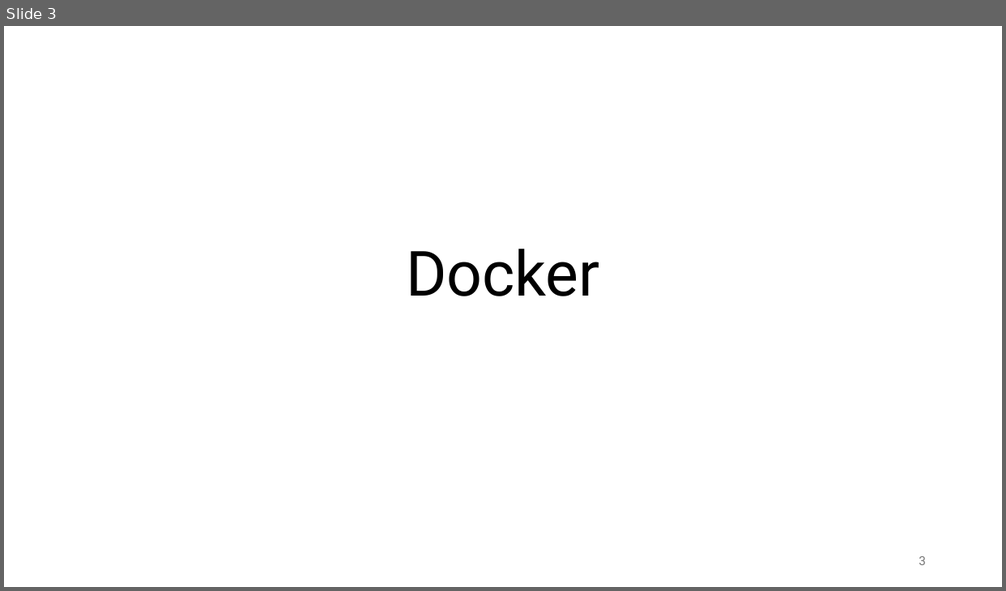
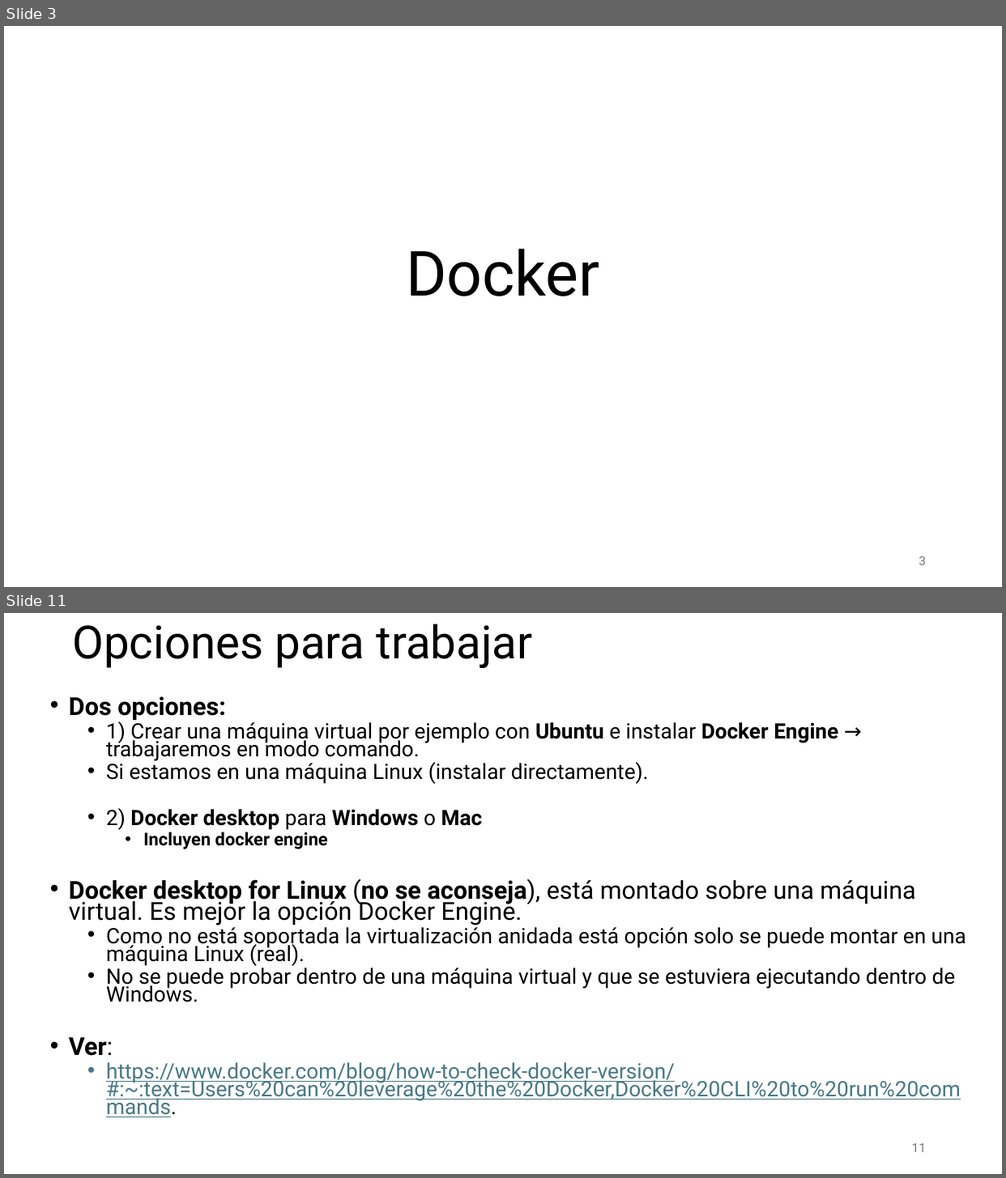
Before and after one commit to aldebarran22/CURSO_CPP_SERVICIOS_30H, a slide deck: doc/7_Despliegue_microservicios_docker_kubernetes.pptx. Shown one above the other, each under a label of ours: slide 3 before the commit, slides 3 and 11 after it; the slides between them are not shown. The pictures are 1006x591 and 1006x1178 pixels, drawn with LibreOffice and Linux fonts; fonts in the diff are those of the drawing. Boxes give left, top, right and bottom in pixels: in the first picture for what was removed or moved away, otherwise in the second. Text is boxed around its words. In the diff, an @@ line names an element or a change of style, - is before the commit and + after.

```diff
--- a/doc/7_Despliegue_microservicios_docker_kubernetes.pptx
+++ b/doc/7_Despliegue_microservicios_docker_kubernetes.pptx
@@ slide 11 added at <box>4,613,1002,1174</box>, background #FFFFFF @@
@@ title added at <box>72,624,533,668</box>, 44 pt, text #000000 @@
+Opciones para trabajar
@@ text added at <box>69,696,966,1102</box>, 20.4 pt, text #000000 @@
+• Dos opciones:
+  • 1) Crear una máquina virtual por ejemplo con Ubuntu e instalar Docker Engine → trabajaremos en modo comando.
+  • Si estamos en una máquina Linux (instalar directamente).
+  • 2) Docker desktop para Windows o Mac
+    • Incluyen docker engine
+• Docker desktop for Linux (no se aconseja), está montado sobre una máquina virtual. Es mejor la opción Docker Engine.
+  • Como no está soportada la virtualización anidada está opción solo se puede montar en una máquina Linux (real).
+  • No se puede probar dentro de una máquina virtual y que se estuviera ejecutando dentro de Windows.
+• Ver:
+  • https://www.docker.com/blog/how-to-check-docker-version/#:~:text=Users%20can%20leverage%20the%20Docker,Docker%20CLI%20to%20run%20commands.
@@ page number added at <box>912,1144,926,1152</box>, 12 pt, text #797979 @@
+11
```
Also in this commit, not shown: 2 slides changed, 42 other slides added, 18 other files.
